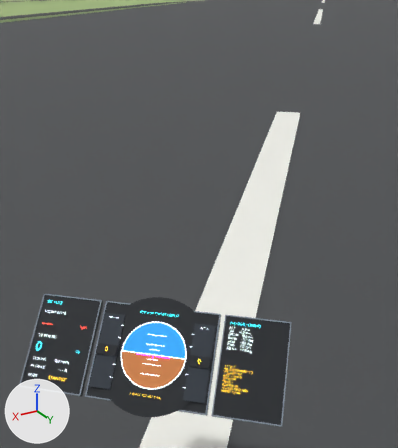
The Blender file Arrietty-UP.blend, before and after one commit.
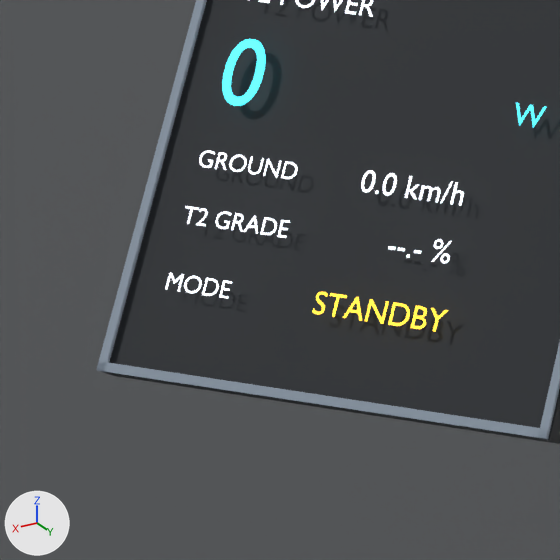
The first picture shows the older version from a 50 mm lens placed at (-0.1, 0.7, 2.4), pointed at (-1.1, -1.0, 1.5). The close-ups show the older and then the newer version on the part from 1% to 21% of the width and 75% to 92% of the height of that picture. Only the edits that show in the close-ups are written down. The axes (+X, +Y, +Z) are drawn at lower left. The lights are the same throughout.

Before the edit, the objects in view are built like this:
```python
me_cube_039 = bpy.data.meshes.new('Cube.039')
me_cube_039.from_pydata(...)  # a box spanning x -0.002..0.002, y -0.002..0.002, z -0.2..0.2
me_cube_039.materials.append(mat_instrumentframe)  # greyish blue #76818e
me_funafuti_runway_03_21_mesh = bpy.data.meshes.new('Funafuti Runway 03-21 Mesh')
me_funafuti_runway_03_21_mesh.from_pydata([(-537.0, -541.0, 1.0), (-504.0, -572.0, 1.0), (537.0, 541.0, 1.0), (504.0, 572.0, 1.0)], [], [(0, 1, 2, 3)])
me_funafuti_runway_03_21_mesh.materials.append(mat_funafuti_runway_asphalt)  # dark grey #4d5052
txt_instrument_gradelabel_font = bpy.data.curves.new('Instrument_GradeLabel_Font', 'FONT')
txt_instrument_gradelabel_font.body = 'T2 GRADE'
txt_instrument_gradelabel_font.materials.append(mat_instrumentwhite)  # white #eff8ff, glowing white #eff8ff
txt_instrument_gradelabel_font.align_y = 'CENTER'
txt_instrument_gradelabel_font.size = 0.014
ob_funafuti_runway_03_21 = bpy.data.objects.new('Funafuti Runway 03-21', me_funafuti_runway_03_21_mesh)
ob_funafuti_runway_03_21.location = (0.0, 0.0, -1.46)
ob_instrument_frame__0_405_3_1 = bpy.data.objects.new('Instrument_Frame_+0.405_3', me_cube_039)
ob_instrument_frame__0_405_3_1.parent = ob_instrumentpanelroot
ob_instrument_frame__0_405_3_1.location = (0.537, 0.014, 0.0)
ob_instrument_gradelabel = bpy.data.objects.new('Instrument_GradeLabel', txt_instrument_gradelabel_font)
ob_instrument_gradelabel.parent = ob_instrumentpanelroot
ob_instrument_gradelabel.location = (0.51, 0.022, -0.111)
ob_instrument_gradelabel.rotation_euler = (-1.571, 3.142, 0.0)  # degrees (-90, 180, 0)
# also in view: 'Instrument_ModeValue' at (-0.5, -1.1, 0.9); 'Instrument_Frame_+0.405_1' at (-0.5, -1.1, 0.9); 'Instrument_PowerValue' at (-0.5, -1.3, 1.0); 'Instrument_GroundSpeedLabel' at (-0.5, -1.2, 1.0); 'Instrument_Section_+0.405' at (-0.6, -1.2, 1.0)
```
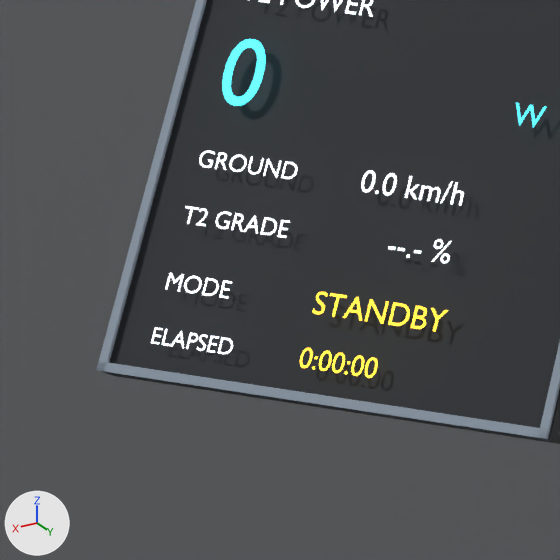
Edits to the bpy script that builds the scene:
```text
Add txt_instrument_elapsedvalue_font:
    txt_instrument_elapsedvalue_font = bpy.data.curves.new('Instrument_ElapsedValue_Font', 'FONT')
    txt_instrument_elapsedvalue_font.body = '0:00:00'
    txt_instrument_elapsedvalue_font.materials.append(mat_instrumentamber)  # yellow #ffcb30, glowing yellow #ffcb30
    txt_instrument_elapsedvalue_font.align_y = 'CENTER'
    txt_instrument_elapsedvalue_font.size = 0.016
Add txt_instrument_elapsedlabel_font:
    txt_instrument_elapsedlabel_font = bpy.data.curves.new('Instrument_ElapsedLabel_Font', 'FONT')
    txt_instrument_elapsedlabel_font.body = 'ELAPSED'
    txt_instrument_elapsedlabel_font.materials.append(mat_instrumentwhite)  # white #eff8ff, glowing white #eff8ff
    txt_instrument_elapsedlabel_font.align_y = 'CENTER'
    txt_instrument_elapsedlabel_font.size = 0.013
Add ob_instrument_elapsedvalue:
    ob_instrument_elapsedvalue = bpy.data.objects.new('Instrument_ElapsedValue', txt_instrument_elapsedvalue_font)
    ob_instrument_elapsedvalue.parent = ob_instrumentpanelroot
    ob_instrument_elapsedvalue.location = (0.42, 0.022, -0.178)
    ob_instrument_elapsedvalue.rotation_euler = (-1.571, 3.142, 0.0)  # degrees (-90, 180, 0)
Add ob_instrument_elapsedlabel:
    ob_instrument_elapsedlabel = bpy.data.objects.new('Instrument_ElapsedLabel', txt_instrument_elapsedlabel_font)
    ob_instrument_elapsedlabel.parent = ob_instrumentpanelroot
    ob_instrument_elapsedlabel.location = (0.51, 0.022, -0.178)
    ob_instrument_elapsedlabel.rotation_euler = (-1.571, 3.142, 0.0)  # degrees (-90, 180, 0)
```

Pixel boxes (x1, y1, x2, y2) of what changed, in the close-ups (560 x 560 px):
'Instrument_ElapsedValue', added (yellow)
    after: (300, 348, 378, 378)
'Instrument_ElapsedLabel', added
    after: (151, 327, 233, 354)
